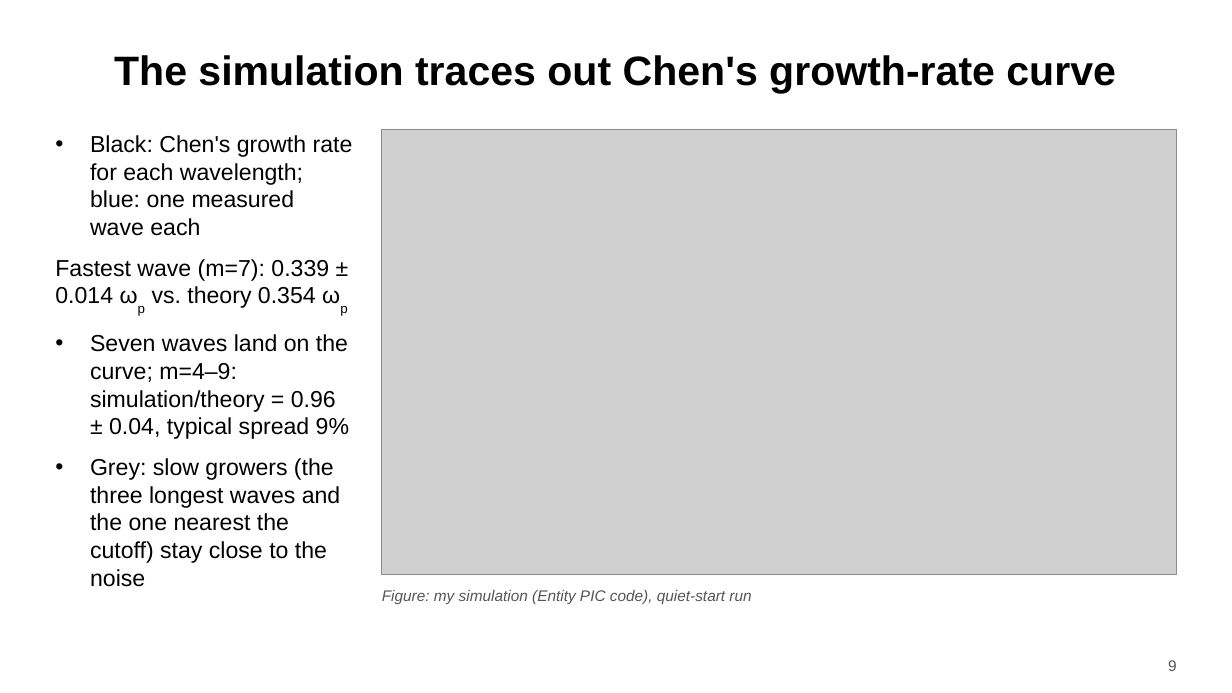
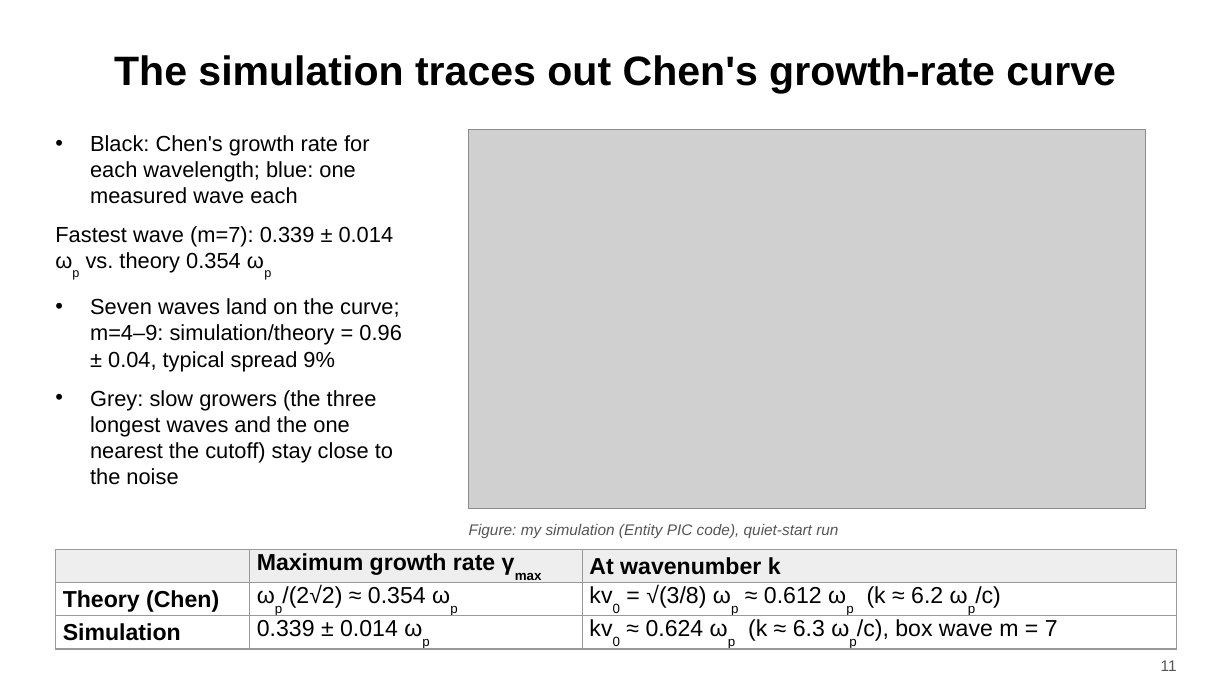
Before and after one commit to harry-wu-28/plasma, a slide deck: slide 11 of twostream/results/talk/twostream_talk.pptx (slide 9 before the commit). Drawn at 1232x693 pixels with LibreOffice and Linux fonts; fonts in the diff are those of the drawing; grey boxes stand for pictures. Boxes give left, top, right and bottom in pixels: in the first picture for what was removed or moved away, otherwise in the second. Text is boxed around its words. In the diff, an @@ line names an element or a change of style, - is before the commit and + after.

```diff
--- a/twostream/results/talk/twostream_talk.pptx
+++ b/twostream/results/talk/twostream_talk.pptx
@@ text "Black: Chen's growth rate for ..." at (55,135,401,485): size 18 to 17 pt @@
@@ picture: place and size @@
-picture at (382,129,1177,575)
+picture at (469,129,1145,508)
@@ text "Figure: my simulation (Entity PIC ...": place and size @@
-text "Figure: my simulation (Entity PIC ..." at (382,590,751,604)
+text "Figure: my simulation (Entity PIC ..." at (469,524,838,538)
@@ table added at (55,550,1177,653), 3 rows, 3 columns @@
+ | Maximum growth rate γmax | At wavenumber k
+Theory (Chen) | ωp/(2√2) ≈ 0.354 ωp | kv0 = √(3/8) ωp ≈ 0.612 ωp (k ≈ 6.2 ωp/c)
+Simulation | 0.339 ± 0.014 ωp | kv0 ≈ 0.624 ωp (k ≈ 6.3 ωp/c), box wave m = 7
@@ page number at (1161,660,1177,671): text changed @@
-9
+11
```
Also in this commit, not shown: 5 other slides changed, 2 slides added, 8 other files.
